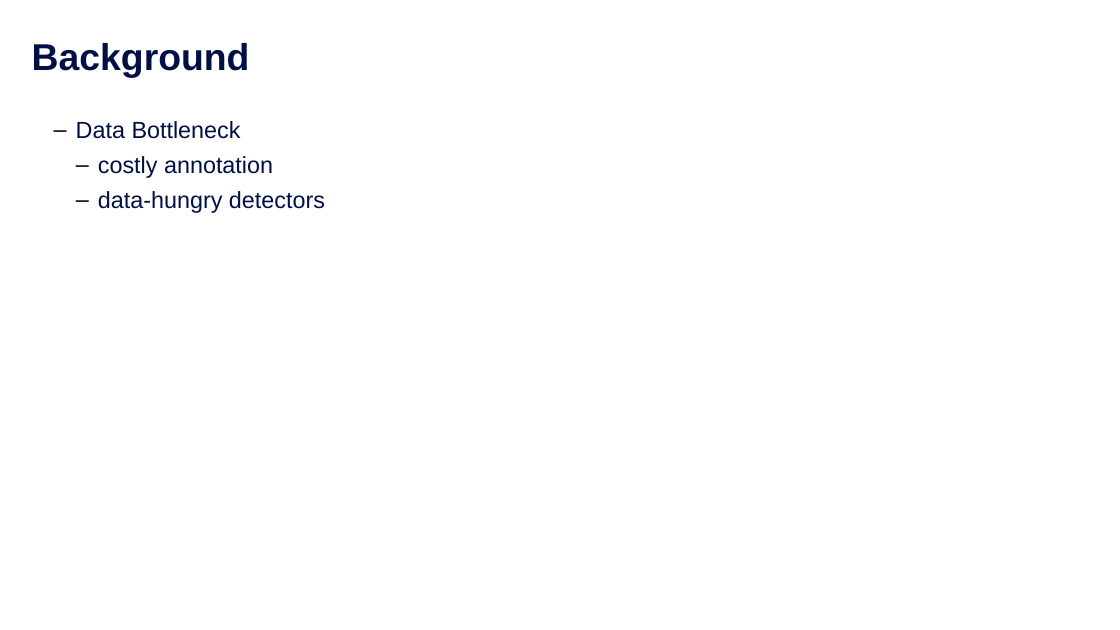
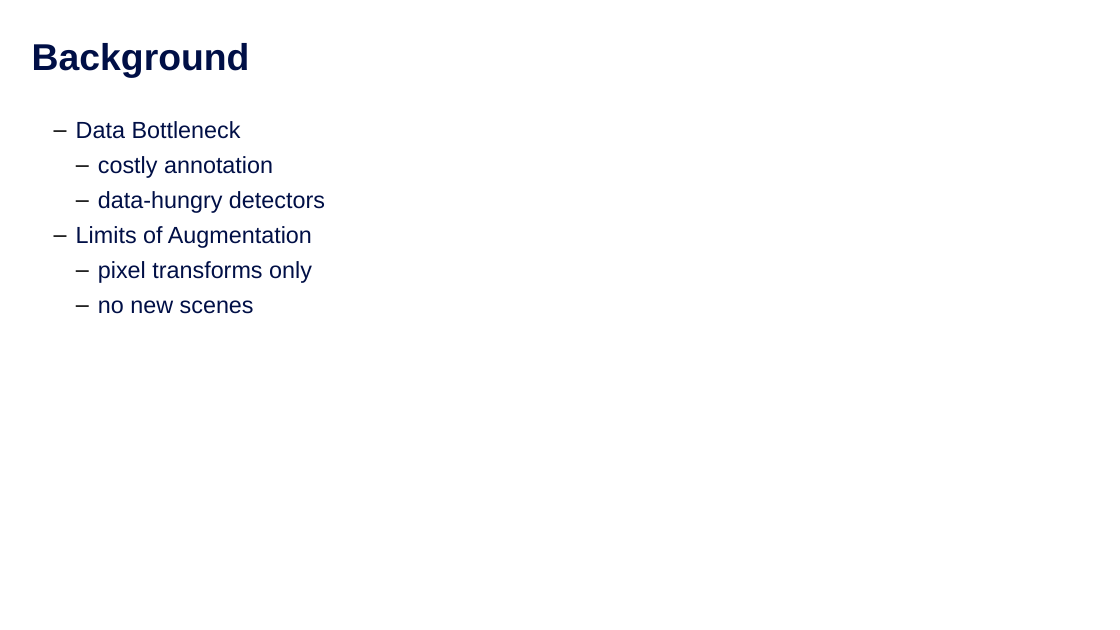
Before and after one commit to chengchengchenchen/MCS-Research-Project, a slide deck: slide 2 of doc/Presentation.pptx. Drawn at 1120x630 pixels with LibreOffice and Linux fonts; fonts in the diff are those of the drawing; background and template pictures are left out. Boxes give left, top, right and bottom in pixels: in the first picture for what was removed or moved away, otherwise in the second. Text is boxed around its words. In the diff, an @@ line names an element or a change of style, - is before the commit and + after.

```diff
--- a/doc/Presentation.pptx
+++ b/doc/Presentation.pptx
@@ text at [76, 226, 312, 314]: paragraphs added @@
+      ‒ Limits of Augmentation
+        ‒ pixel transforms only
+        ‒ no new scenes
```
Also in this commit, not shown: 8 other slides changed, 1 slide added, 2 slides removed, 1 other file.
